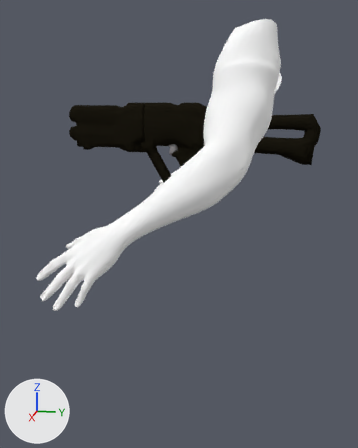
What one commit did to the Blender file Assets/Models/Weapons/Shotgun/Human7Shotgun.blend.
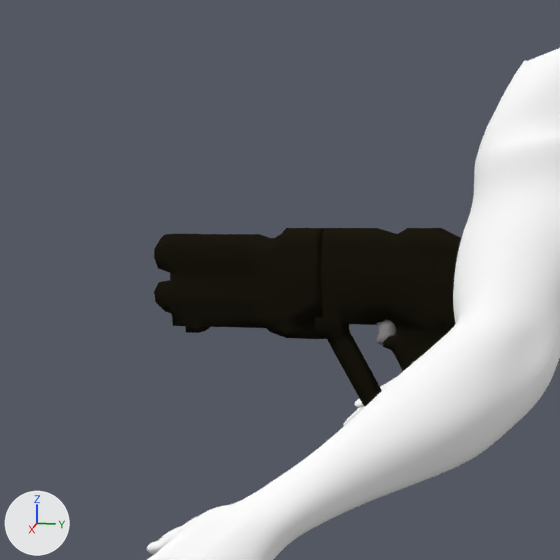
There are two pictures of each version: one whole from a 50 mm camera at (14.44, 2.96, 1.47) aimed at (0.79, 0.23, -1.94), one close up on the part from 0% to 70% of the width and 0% to 56% of the height. The axes (+X, +Y, +Z) are drawn at lower left. The lights are the same throughout.

Objects in the first close-up: 'HumanModel:Body', 'Shotgun'.
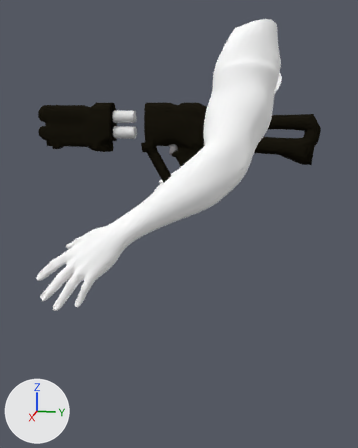
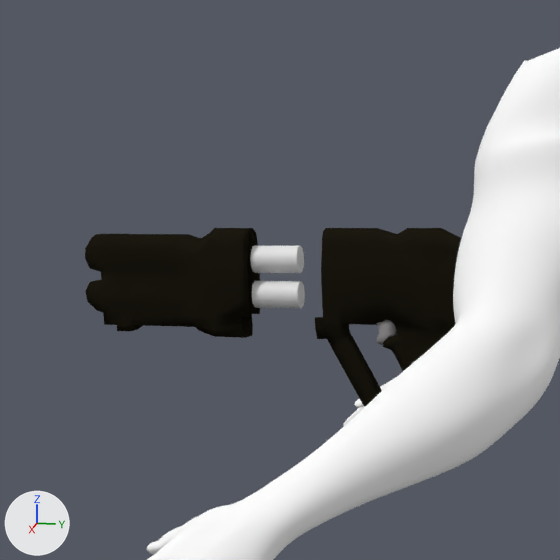
The change, as a list of edits to the scene's bpy script:
```text
Change me_plane_003:
    used by ob_shotgun; location = (0.02, 0.0, -1.0); rotation_euler = (1.571, 0.0, -1.571), in degrees (90, 0, -90); scale = (0.11, 0.11, 0.11)
    remove me_plane_003.from_pydata(...)  # 866 vertices, 754 faces; spans x -36.8..29.8, y -1.0..22.4, z 0.0..2.4
    add me_plane_003.from_pydata(...)  # 919 vertices, 800 faces; spans x -36.8..38.9, y -1.0..22.4, z 0.0..2.4
    me_plane_003 part 1
    2 vertices are removed from x 14.7, y 20.5, z 0.0..0.8
    20 faces are deleted
    242 vertices in x 8.2..29.8, y 9.5..22.4, z 0.0..2.3 move by (9.1, 0.0, 0.0)
    27 vertices in x 9.1..28.3, y 9.4..21.7, z 0.0..1.5 move by (9.0, 0.0, 0.0)
    4 vertices in x 9.5..15.3, y 13.7..17.7, z 1.3 move by (9.1, 0.0, 0.2)
    4 vertices in x 9.5..13.8, y 14.3..18.5, z 1.3 move by (9.1, 0.0, 0.4)
    5 vertices move from x 10.5..23.8, y 14.2..20.9, z 0.0..1.3 to x 19.5..24.4, y 14.2..20.5, z 0.0..1.8
    15 vertices are added at x 17.9..32.9, y 9.9..21.9, z 0.0..1.8
    32 new faces join them, mat_black (black #1d1a12)
Add me_cylinder:
    me_cylinder.from_pydata(...)  # a 32-sided cylinder along z spanning x -1.0..1.0, y -1.0..1.0, z -1.0..1.0; a 32-sided cylinder along z spanning x -1.0..1.0, y -3.6..-1.6, z -1.0..1.0
Add ob_cylinder:
    ob_cylinder = bpy.data.objects.new('Cylinder', me_cylinder)
    ob_cylinder.location = (0.0, -1.57, 1.06)
    ob_cylinder.rotation_euler = (1.571, 0.0, 0.0)  # degrees (90, 0, 0)
    ob_cylinder.scale = (0.177, 0.177, 0.315)
```

Where the change shows, as pixel boxes (x1, y1, x2, y2) in the close-ups (560 x 560 px):
'Shotgun', reshaped: before (154, 228, 462, 406); after (85, 228, 462, 406)
'Cylinder', added: after (250, 246, 305, 308)
part 1 of me_plane_003, built on: before (154, 228, 325, 339); after (85, 228, 260, 338)
